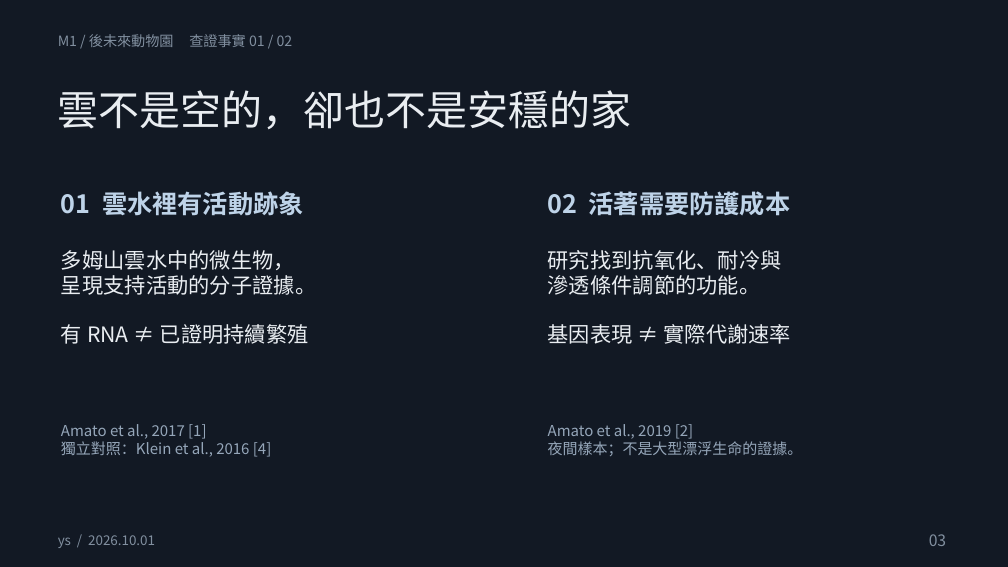
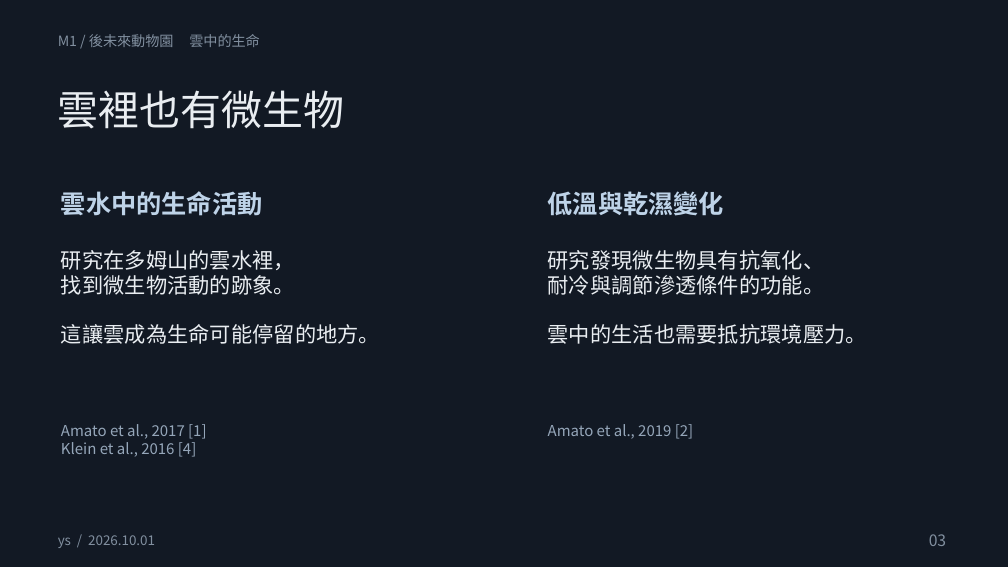
Before and after one commit to ys3213/ys-m0-outfit, a slide deck: slide 3 of m1-world/m1-簡報.pptx. Drawn at 1008x567 pixels with LibreOffice and Linux fonts; fonts in the diff are those of the drawing. Boxes give left, top, right and bottom in pixels: in the first picture for what was removed or moved away, otherwise in the second. Text is boxed around its words. In the diff, an @@ line names an element or a change of style, - is before the commit and + after.

```diff
--- a/m1-world/m1-簡報.pptx
+++ b/m1-world/m1-簡報.pptx
@@ text at (x1=58, y1=34, x2=260, y2=47): text changed @@
-M1 / 後未來動物園 查證事實 01 / 02
+M1 / 後未來動物園 雲中的生命
@@ text at (x1=58, y1=90, x2=345, y2=129): text changed @@
-雲不是空的，卻也不是安穩的家
+雲裡也有微生物
@@ text at (x1=61, y1=191, x2=263, y2=216): text changed @@
-01 雲水裡有活動跡象
+雲水中的生命活動
@@ text at (x1=548, y1=191, x2=724, y2=216): text changed @@
-02 活著需要防護成本
+低溫與乾濕變化
@@ text at (x1=61, y1=250, x2=380, y2=344): text changed @@
-多姆山雲水中的微生物，
-呈現支持活動的分子證據。
-有 RNA ≠ 已證明持續繁殖
+研究在多姆山的雲水裡，
+找到微生物活動的跡象。
+這讓雲成為生命可能停留的地方。
@@ text at (x1=548, y1=250, x2=867, y2=344): text changed @@
-研究找到抗氧化、耐冷與
-滲透條件調節的功能。
-基因表現 ≠ 實際代謝速率
+研究發現微生物具有抗氧化、
+耐冷與調節滲透條件的功能。
+雲中的生活也需要抵抗環境壓力。
@@ text at (x1=61, y1=442, x2=196, y2=457): text changed @@
-獨立對照：Klein et al., 2016 [4]
+Klein et al., 2016 [4]
@@ text at (x1=548, y1=441, x2=803, y2=456): paragraph removed @@
-夜間樣本；不是大型漂浮生命的證據。
```
Also in this commit, not shown: 5 other slides changed, 3 other files.
